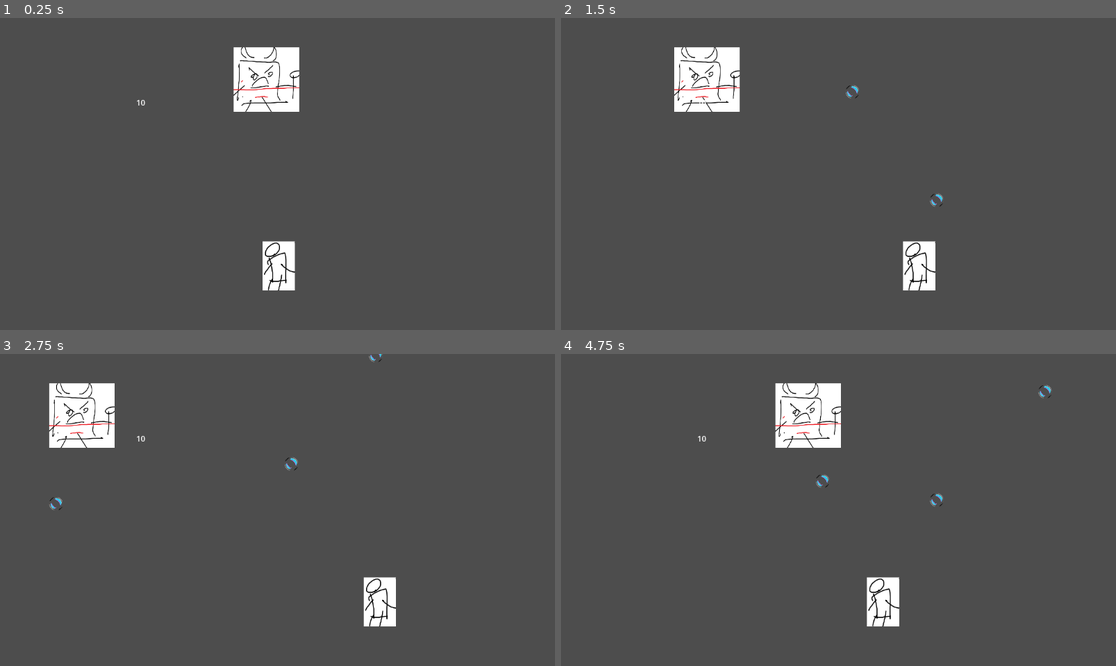
Above: before the commit, frames 1-4 (two rows, left to right).
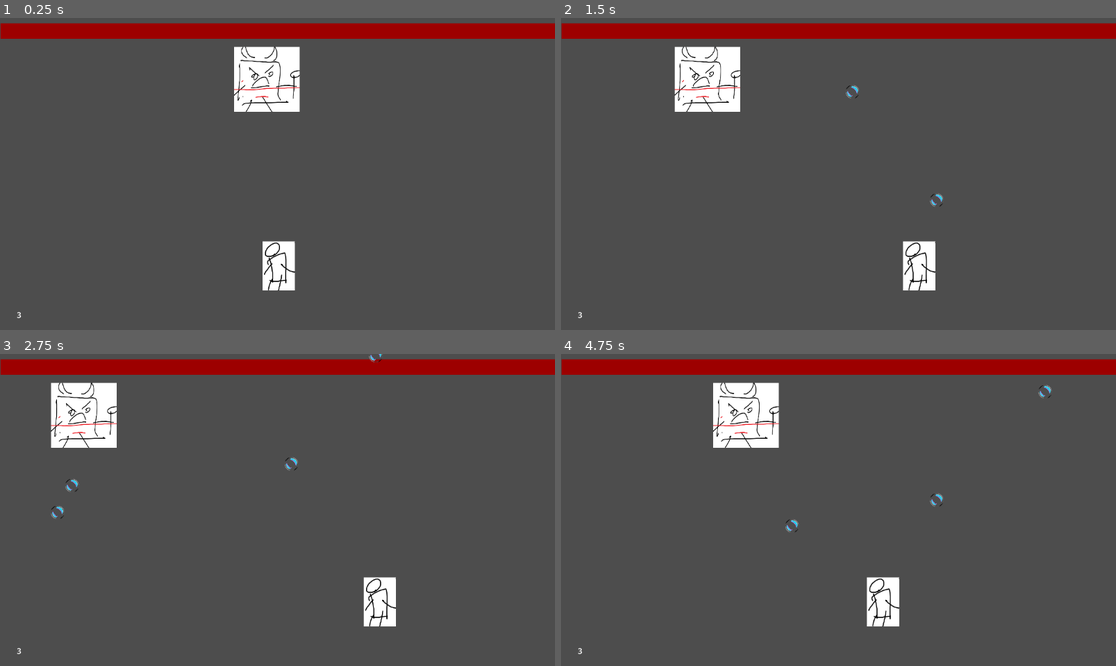
Above: after the commit, the same moments.

Repository: Aks-l/HGJ
Game: Godot game, scene res://node_2d.tscn
Same seed, same stepped clock (60 frames per second), same inputs: the game is played once before the commit and once after it.
Inputs:
- Up to frame 1 (0.25 s): no input
- Up to frame 2 (1.5 s): hold D (move_right) 0.53-1.28 s; tap E (shoot) at 0.6, 1.35 s; hold A (move_left) from 1.28 s (still down)
- Up to frame 3 (2.75 s): release A (move_left) at 2.03 s; hold D (move_right) from 2.03 s (still down); tap E (shoot) at 2.1 s
- Up to frame 4 (4.75 s): tap E (shoot) at 2.85, 3.6, 4.35 s; release D (move_right) at 3.53 s; hold A (move_left) from 3.53 s (still down)

The runs differ from the first frame. In frame 1, 5.6% of the frame differs, in the area x 0-100%, y 1-97%; in frame 2, 5.6%; in frame 3, 6.0%; in frame 4, 9.8%.

Commit message:
health bar

Diff:
--- a/hud.tscn
+++ /dev/null
@@ -1,20 +0,0 @@
-[gd_scene load_steps=2 format=3 uid="uid://by5j467c1ttck"]
-
-[ext_resource type="Script" path="res://scripts/hud.gd" id="1_ojoh4"]
-
-[node name="HUD" type="CanvasLayer"]
-script = ExtResource("1_ojoh4")
-
-[node name="HP" type="Label" parent="."]
-anchors_preset = -1
-anchor_left = 0.149
-anchor_top = 0.206
-anchor_right = 0.357
-anchor_bottom = 0.33
-offset_left = 101.352
-offset_top = 30.512
-offset_right = -98.264
-offset_bottom = -26.84
-text = "10"
-horizontal_alignment = 1
-vertical_alignment = 1
--- a/main.gd
+++ /dev/null
@@ -1,10 +0,0 @@
-extends Node2D
-
-# Called when the node enters the scene tree for the first time.
-func _ready():
-	pass
-
-
-# Called every frame. 'delta' is the elapsed time since the previous frame.
-func _process(delta: float) -> void:
-	pass
--- a/node_2d.tscn
+++ b/node_2d.tscn
@@ -1,11 +1,24 @@
-[gd_scene load_steps=9 format=3 uid="uid://eafeqtq653pm"]
+[gd_scene load_steps=10 format=3 uid="uid://eafeqtq653pm"]
 
-[ext_resource type="Script" path="res://main.gd" id="1_jokre"]
 [ext_resource type="Texture2D" uid="uid://cocilvltyow67" path="res://sprites/character.png" id="1_p4701"]
 [ext_resource type="Script" path="res://scripts/player.gd" id="1_qm1y7"]
 [ext_resource type="Texture2D" uid="uid://ckprighr60r0a" path="res://sprites/boss.png" id="3_50gg1"]
 [ext_resource type="Script" path="res://scripts/enemy.gd" id="3_o1fdk"]
-[ext_resource type="PackedScene" uid="uid://by5j467c1ttck" path="res://hud.tscn" id="5_1p5qa"]
+[ext_resource type="Script" path="res://scripts/progress_bar.gd" id="6_4tp60"]
+[ext_resource type="Script" path="res://scripts/lives.gd" id="6_dbmte"]
+
+[sub_resource type="GDScript" id="GDScript_oy2am"]
+script/source = "extends Node2D
+
+# Called when the node enters the scene tree for the first time.
+func _ready():
+	pass
+
+
+# Called every frame. 'delta' is the elapsed time since the previous frame.
+func _process(delta: float) -> void:
+	pass
+"
 
 [sub_resource type="RectangleShape2D" id="RectangleShape2D_ck7tb"]
 size = Vector2(140, 204)
@@ -15,7 +28,7 @@
 
 [node name="main" type="Node2D"]
 position = Vector2(1, -2)
-script = ExtResource("1_jokre")
+script = SubResource("GDScript_oy2am")
 
 [node name="player" type="CharacterBody2D" parent="."]
 position = Vector2(577, 558)
@@ -39,8 +52,31 @@
 shape = SubResource("RectangleShape2D_ntq64")
 
 [node name="Sprite2D" type="Sprite2D" parent="enemy"]
-position = Vector2(-0.999939, 0.249969)
 scale = Vector2(0.43038, 0.574786)
 texture = ExtResource("3_50gg1")
 
-[node name="HUD" parent="." instance=ExtResource("5_1p5qa")]
+[node name="playerHP" type="Label" parent="."]
+offset_left = 20.0
+offset_top = 607.0
+offset_right = 59.0
+offset_bottom = 630.0
+text = "a"
+horizontal_alignment = 1
+vertical_alignment = 1
+script = ExtResource("6_dbmte")
+metadata/_edit_use_anchors_ = true
+
+[node name="ColorRect" type="ColorRect" parent="."]
+anchors_preset = 8
+anchor_left = 0.5
+anchor_top = 0.5
+anchor_right = 0.5
+anchor_bottom = 0.5
+offset_left = -574.5
+offset_top = -16.5
+offset_right = 574.5
+offset_bottom = 16.5
+grow_horizontal = 2
+grow_vertical = 2
+color = Color(0.615686, 0, 0, 1)
+script = ExtResource("6_4tp60")
--- a/projectile.tscn
+++ b/projectile.tscn
@@ -7,7 +7,7 @@
 radius = 15.0333
 
 [node name="Projectile" type="Area2D"]
-position = Vector2(3, 4)
+position = Vector2(571, 332)
 script = ExtResource("1_k24v1")
 
 [node name="Sprite2D" type="Sprite2D" parent="."]
--- a/scripts/Global.gd
+++ b/scripts/Global.gd
@@ -1,7 +1,9 @@
 extends Node
-var hp = 3
 var viewport = Vector2()
 var hud = null
+var hp = 3
+var mehp = 10
+var ehp = mehp
 
 func decHP(amount:int = 1):
 	hp-=amount
@@ -10,5 +12,6 @@
 func _process(delta):
 	viewport = get_viewport().get_visible_rect().size
 
+
 func _onViewportResized():
 	viewport = get_viewport().get_visible_rect().size
--- a/scripts/enemy.gd
+++ b/scripts/enemy.gd
@@ -5,6 +5,7 @@
 var rng = RandomNumberGenerator.new()
 
 # Variables
+
 var speed = 200
 var moving = false
 var target_x = null
@@ -23,10 +24,10 @@
 
 	if not moving:
 		# Set a random target position and direction
-		spawn_projectile()
 		target_x = rng.randi_range(100, 1000)
-		velocity.x = speed * sign(target_x - position.x)  # Determine movement direction
+		velocity.x = speed * sign(target_x - position.x) # Determine movement direction
 		moving = true
+
 	else:
 		# Apply movement
 		velocity.x = speed * sign(target_x - position.x)
@@ -34,5 +35,6 @@
 
 		# Check if the target is reached
 		if abs(position.x - target_x) < 5:
+			spawn_projectile()
 			moving = false
 			velocity = Vector2.ZERO  # Stop movement
--- a/scripts/hud.gd
+++ b/scripts/lives.gd
@@ -1,14 +1,8 @@
-extends CanvasLayer
-
+extends Label
 
 # Called when the node enters the scene tree for the first time.
 func _ready() -> void:
 	pass # Replace with function body.
-
-
 # Called every frame. 'delta' is the elapsed time since the previous frame.
 func _process(delta: float) -> void:
-	pass
-
-func updateHP():
-	$HP.text = str(Global.hp)
+	self.text = str(Global.hp)
--- a/scripts/player.gd
+++ b/scripts/player.gd
@@ -2,7 +2,6 @@
 
 # Preload the projectile scene
 @onready var projectile_scene = preload("res://projectile.tscn")
-
 
 var speed = 300
 var viewport
--- /dev/null
+++ b/scripts/progress_bar.gd
@@ -0,0 +1,28 @@
+extends ColorRect
+
+var maxX
+var maxY
+var length
+# Called when the node enters the scene tree for the first time.
+func _ready() -> void:
+	maxX = Global.viewport[0]
+	maxY = Global.viewport[1]
+	set_anchor(maxX, 0.5)
+	set_anchor(maxY, 0.5)
+
+
+# Called every frame. 'delta' is the elapsed time since the previous frame.
+func _process(delta: float) -> void:
+	maxX = Global.viewport[0]
+	maxY = Global.viewport[1]
+
+	var now:float = Global.ehp
+	var full:float = Global.mehp
+	var factor:float = now/full
+	var toRemove = 1-factor
+
+
+	position.x = (toRemove*maxX)/2
+	position.y = maxY * 0.02
+	size.x = maxX - (toRemove*maxX)
+	size.y = maxY*0.05
--- a/scripts/projectile.gd
+++ b/scripts/projectile.gd
@@ -32,13 +32,13 @@
 
 # Collision handling
 func _on_entered_body(body: Node) -> void:
-	print("Body entered: ", body.name)
+	print_debug(self)
 	if body.is_in_group("player"):
-
-		print(Global.hp)
+		Global.hp -= 1
 		queue_free()
 		# Decrease player HP
 	elif body.is_in_group("enemy"):
+		Global.ehp -= 1
 		queue_free()
 
 func _on_area_entered(area: Area2D) -> void:
@@ -57,7 +57,6 @@
 	var combinedSize = sqrt((self.size**2 + body.size**2))
 	var combinedSpeed = self.velocity.y + body.velocity.y
 	var mergedProjectile = projectileScene.instantiate()
-
 	# Ensure merged projectile is added to parent
 	get_parent().add_child(mergedProjectile)
 	mergedProjectile.position = (self.position + body.position) / 2
